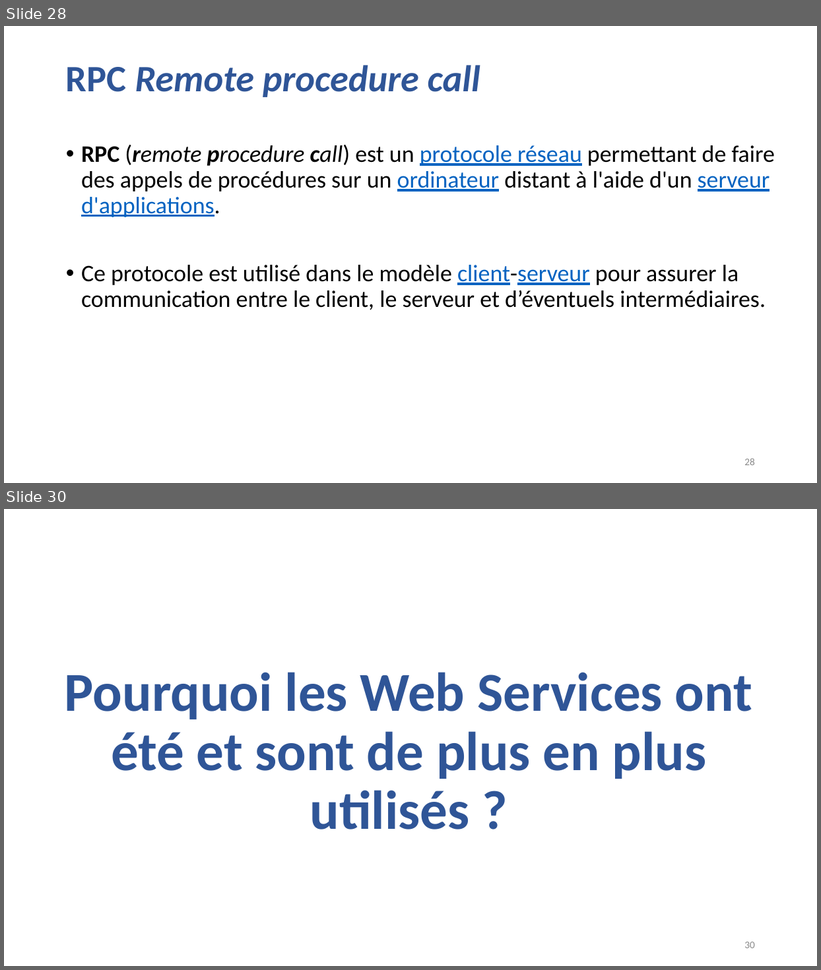
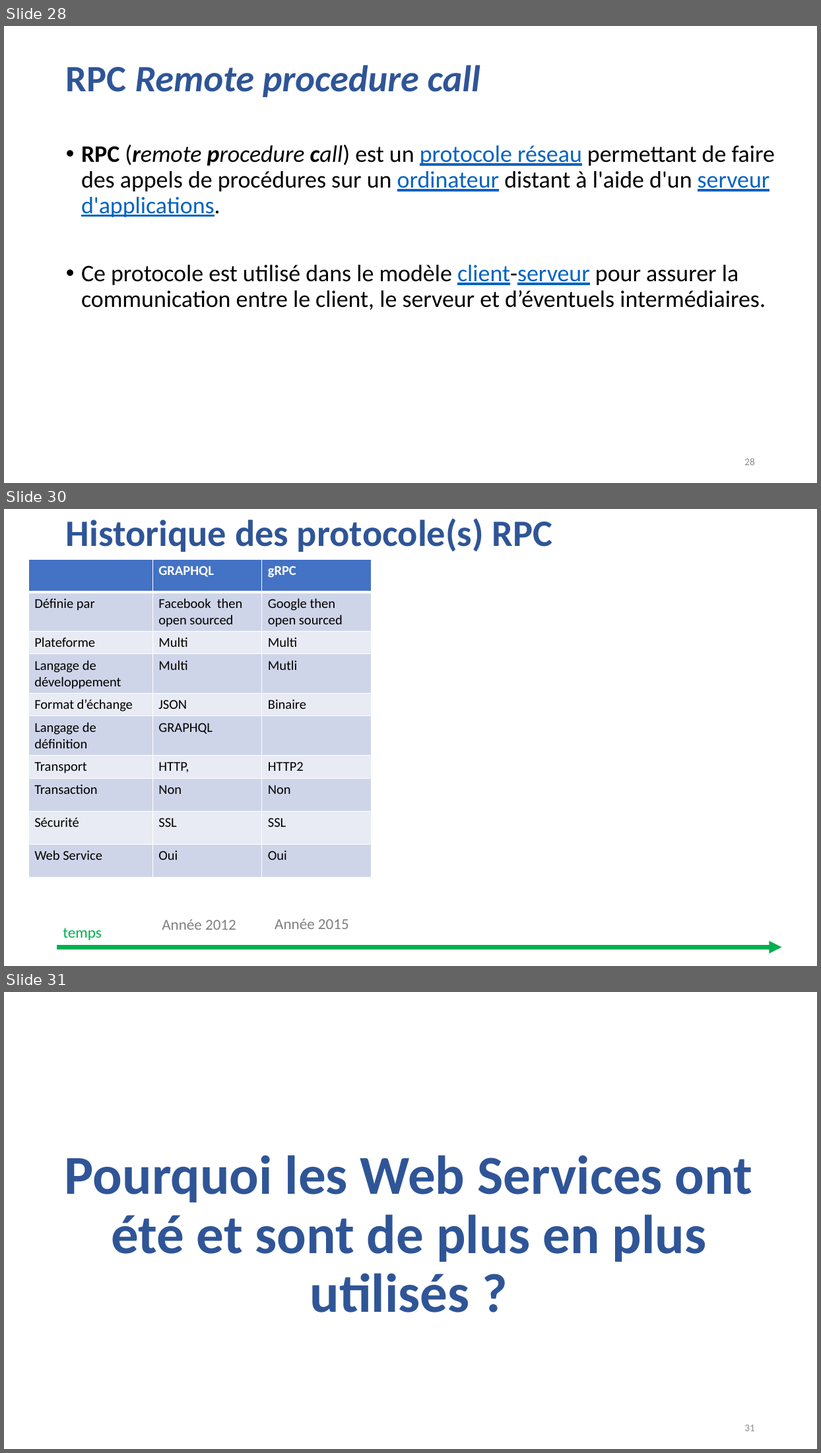
Before and after one commit to guillaumechervet/course.rest, a slide deck: documentations/1 - Web Services partie SOAP.pptx. Shown one above the other, each under a label of ours: slides 28 and 30 before the commit, slides 28, 30 and 31 after it; the slides between them are not shown. The pictures are 821x970 and 821x1453 pixels, drawn with LibreOffice and Linux fonts; fonts in the diff are those of the drawing. Boxes give left, top, right and bottom in pixels: in the first picture for what was removed or moved away, otherwise in the second. Text is boxed around its words. In the diff, an @@ line names an element or a change of style, - is before the commit and + after.

```diff
--- a/documentations/1 - Web Services partie SOAP.pptx
+++ b/documentations/1 - Web Services partie SOAP.pptx
@@ slide 30 added at (4, 509, 817, 966), background #FFFFFF @@
@@ text added at (66, 518, 553, 552), 44 pt, text #2F5597, bold @@
+Historique des protocole(s) RPC
@@ table added at (28, 560, 371, 876), 10 rows, 3 columns @@
+ | GRAPHQL | gRPC
+Définie par | Facebook then open sourced | Google then open sourced
+Plateforme | Multi | Multi
+Langage de développement | Multi | Mutli
+Format d’échange | JSON | Binaire
+Langage de définition | GRAPHQL | 
+Transport | HTTP, | HTTP2
+Transaction | Non | Non
+Sécurité | SSL | SSL
+Web Service | Oui | Oui
@@ text added at (162, 920, 236, 930), 18 pt, text #808080 @@
+Année 2012
@@ text added at (275, 919, 349, 929), 18 pt, text #808080 @@
+Année 2015
@@ text added at (63, 928, 101, 941), 18 pt, text #00B050 @@
+temps
@@ arrow added from (57, 948) to (782, 948), #00B050 5 pt @@
@@ what was slide 30 is now slide 31 @@
@@ page number at (745, 1425, 755, 1432): text changed @@
-30
+31
```
Also in this commit, not shown: 1 slide changed, 1 other file.
